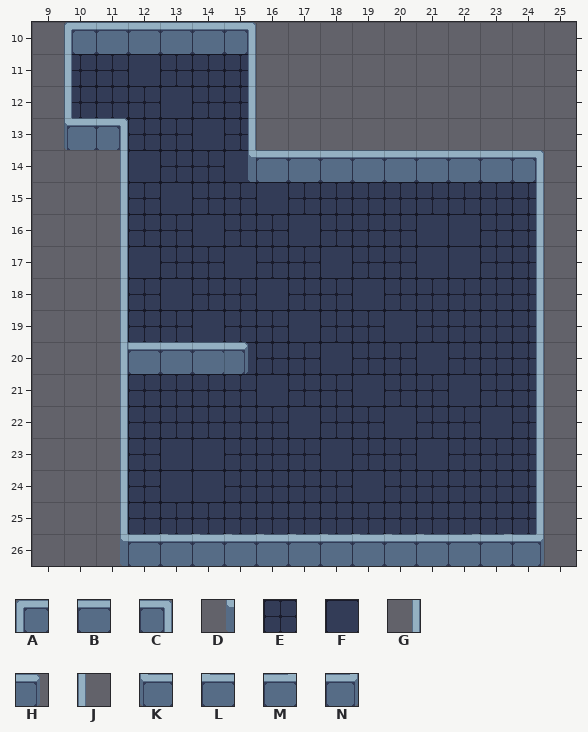
An edit to a level. Tiled map, Assets/Tilemaps/Level_Main.tmx. Above is the file before it was changed.
Cells are 32x32 px. Shown: x 9..25, y 10..26.
Key: from "SciFi_Tileset": A 2, B 5, C 8, D 45, E 70, F 71, G 83, H 272, J 297, K 372, L 373, M 376, N 378.
_ is an empty cell, # one hidden under a higher layer.
Layer "Floors" before, first column x 9:
10 _________________
11 _EEFEEE__________
12 _EEEFEE__________
13 __EEEFE__________
14 ___FEEF__________
15 ___EFEEFEEEEEEEE_
16 ___EEFEEFEEEFFEE_
17 ___FEEFEEFEEFFEE_
18 ___EFEEFEEFEEEEE_
19 ___EEFEEFEEFEEEE_
20 ___###FEEFEEFEEE_
21 ___EEEEFEEFEEFEE_
22 ___EEEEEFEEFEEFE_
23 ___EFFEEEFEEFEEE_
24 ___EFFEEEEFEEEEE_
25 ___EEEEEEEEEEEEE_
26 _________________
Layer "Walls" before, first column x 9:
10 _ABBBBC__________
11 _J____G__________
12 _J____G__________
13 _KC___G__________
14 __G___DBBBBBBBBC_
15 __G____________G_
16 __G____________G_
17 __G____________G_
18 __G____________G_
19 __G____________G_
20 __GBBBH________G_
21 __G____________G_
22 __G____________G_
23 __G____________G_
24 __G____________G_
25 __G____________G_
26 __DBLLLLLLLLLMMN_
New version:
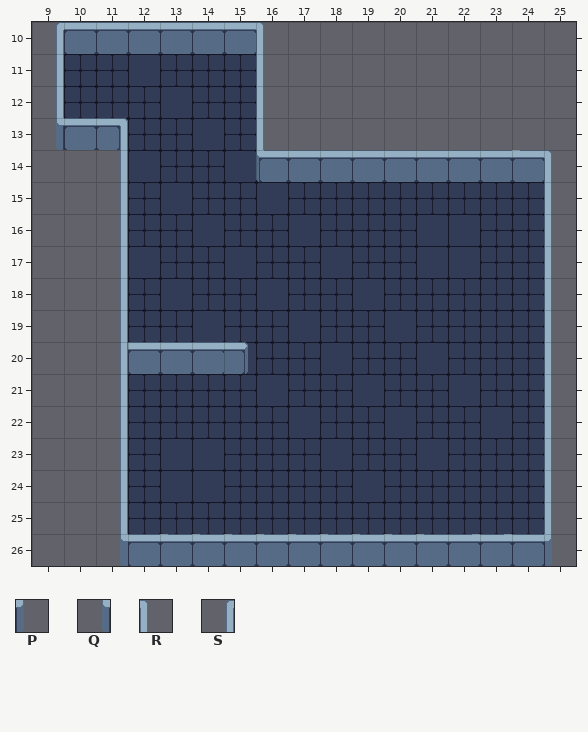
Further tiles: from "SciFi_Tileset": P 39, Q 39 flipped left-right, R 335, S 341.
The edit:
Changed rows in their new state; . is an unchanged cell.
Layer "Floors":
first column x 16:
14 E
Layer "Walls":
first column x 9:
10 SB....BR.........
11 G_...._J.........
12 G_...._J.........
13 QB...._J.........
14 ......_K.......LR
15 ..............._J
16 ..............._J
17 ..............._J
18 ..............._J
19 ..............._J
20 ..............._J
21 ..............._J
22 ..............._J
23 ..............._J
24 ..............._J
25 ..............._J
26 ...............BP
Pixel boxes of the changes (left, top, right, bottom) in both pictures:
changed: (56, 22, 75, 150)
changed: (245, 22, 264, 182)
changed: (512, 150, 552, 566)
